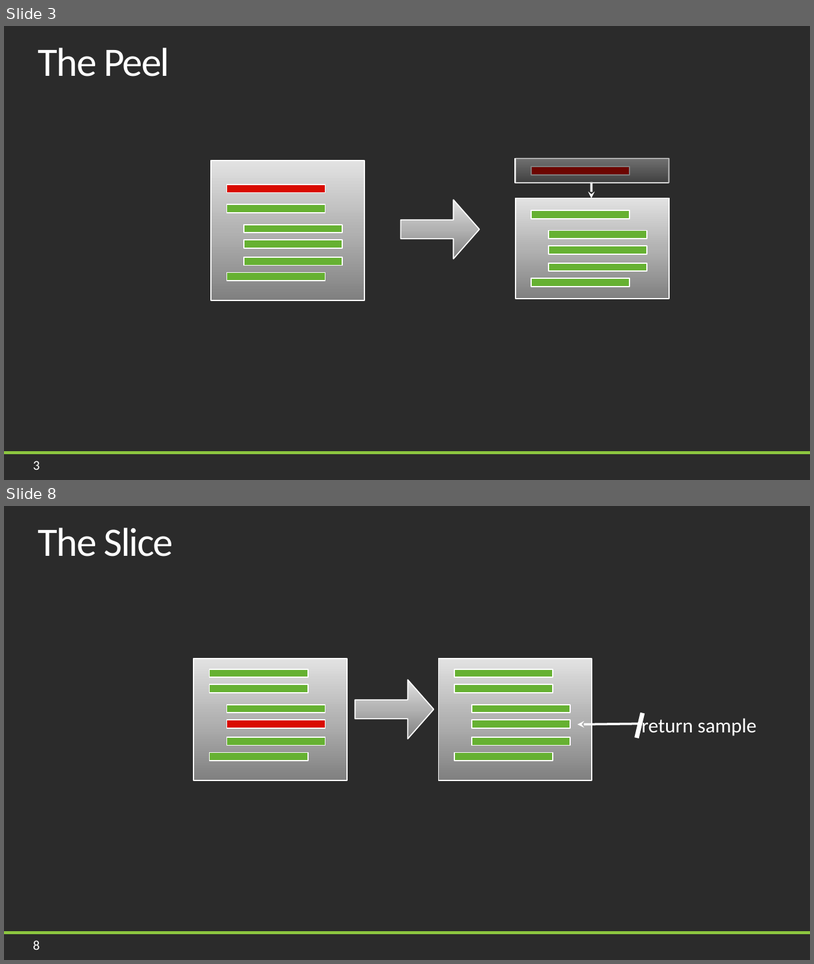
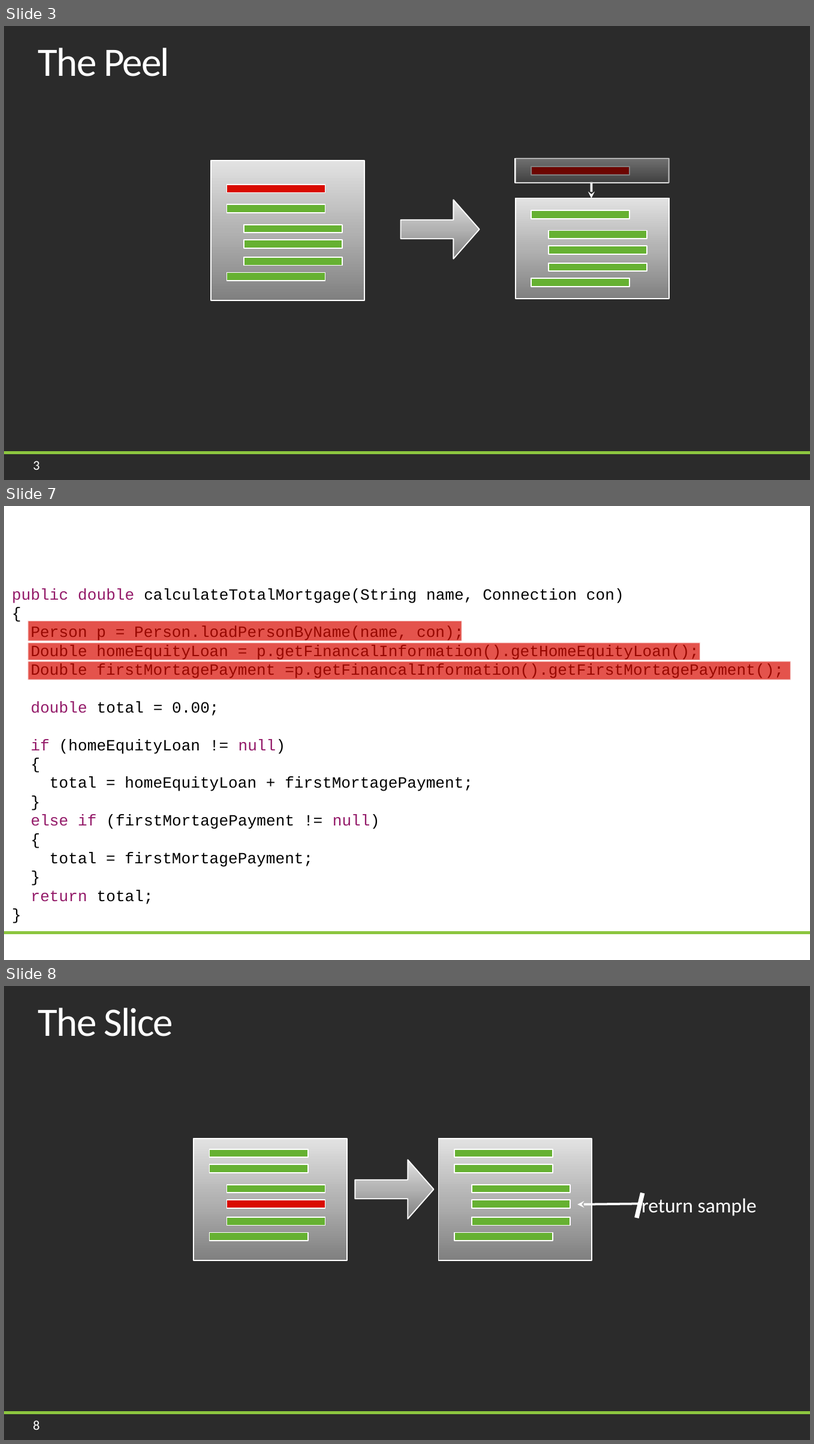
Before and after one commit to jason-kerney/PeelAndSlice, a slide deck: Documents/Slides.pptx. Shown one above the other, each under a label of ours: slides 3 and 8 before the commit, slides 3, 7 and 8 after it; the slides between them are not shown. The pictures are 814x964 and 814x1444 pixels, drawn with LibreOffice and Linux fonts; fonts in the diff are those of the drawing; background and template pictures are left out; a plain dark background stands for a picture behind light text. Boxes give left, top, right and bottom in pixels: in the first picture for what was removed or moved away, otherwise in the second. Text is boxed around its words. In the diff, an @@ line names an element or a change of style, - is before the commit and + after.

```diff
--- a/Documents/Slides.pptx
+++ b/Documents/Slides.pptx
@@ slide 7 added at (4, 506, 810, 960), background picture (left out); not listed: 2 template elements that a slide beside it also shows @@
@@ text added at (12, 588, 784, 904), 14 pt, text #000000 @@
+public double calculateTotalMortgage(String name, Connection con)
+{
+Person p = Person.loadPersonByName(name, con);
+Double homeEquityLoan = p.getFinancalInformation().getHomeEquityLoan();
+Double firstMortagePayment =p.getFinancalInformation().getFirstMortagePayment();
+double total = 0.00;
+if (homeEquityLoan != null)
+{
+total = homeEquityLoan + firstMortagePayment;
+}
+else if (firstMortagePayment != null)
+{
+total = firstMortagePayment;
+}
+return total;
+}
@@ rectangle added at (28, 621, 463, 640), fill #D90B00 at 70% opacity, outline #FFFFFF 1 pt @@
@@ rectangle added at (28, 642, 701, 660), fill #D90B00 at 70% opacity, outline #FFFFFF 1 pt @@
@@ rectangle added at (28, 661, 792, 679), fill #D90B00 at 70% opacity, outline #FFFFFF 1 pt @@
```
Also in this commit, not shown: 2 other slides added, 3 slides removed.
